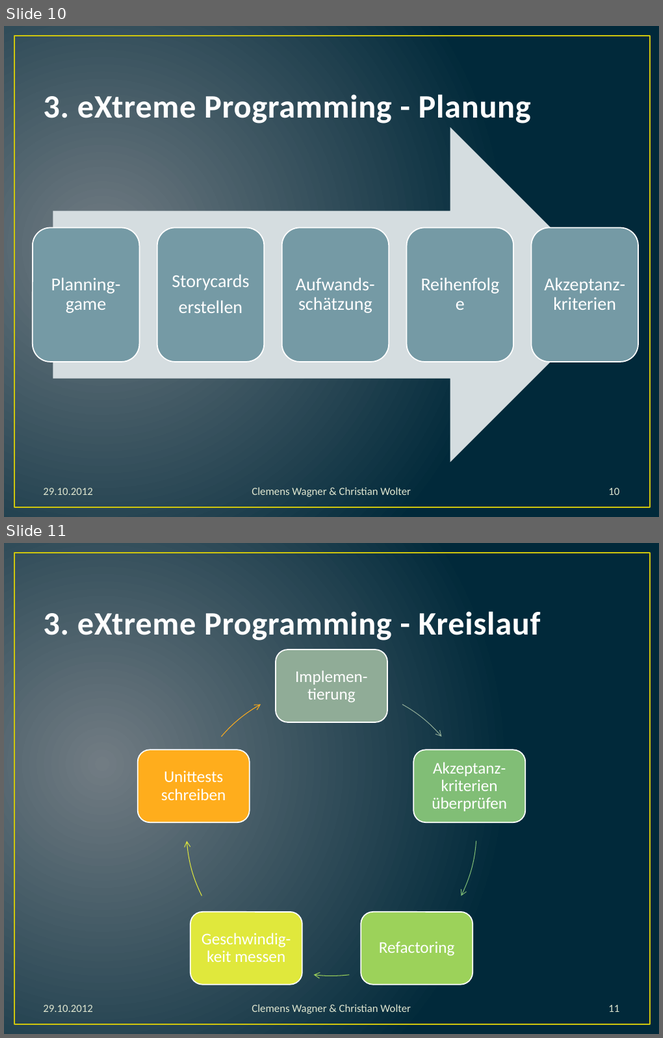
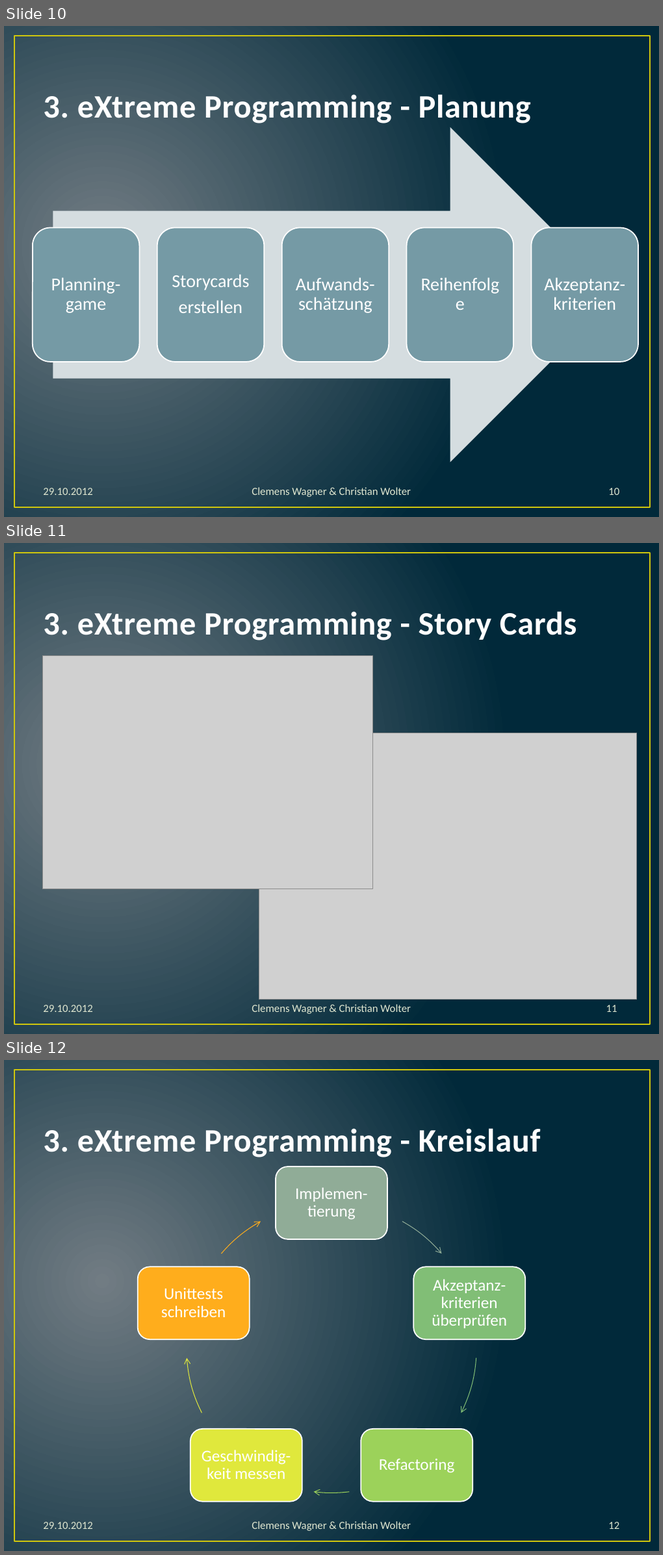
Before and after one commit to dev693/ants, a slide deck: Ants/src/doku/präsentation.pptx. Shown one above the other, each under a label of ours: slides 10 and 11 before the commit, slides 10, 11 and 12 after it. The pictures are 663x1038 and 663x1555 pixels, drawn with LibreOffice and Linux fonts; fonts in the diff are those of the drawing; grey boxes stand for pictures. Boxes give left, top, right and bottom in pixels: in the first picture for what was removed or moved away, otherwise in the second. Text is boxed around its words. In the diff, an @@ line names an element or a change of style, - is before the commit and + after.

```diff
--- a/Ants/src/doku/präsentation.pptx
+++ b/Ants/src/doku/präsentation.pptx
@@ slide 11 added at (4, 543, 659, 1034), background gradient #717C84 to #01293A; not listed: 1 template element that a slide beside it also shows @@
@@ title added at (43, 611, 577, 641), 36 pt, text #FEFEFE, bold @@
+3. eXtreme Programming - Story Cards
@@ picture added at (42, 655, 373, 889) @@
@@ picture added at (259, 733, 637, 1000) @@
@@ text added at (43, 1005, 92, 1012), 12 pt, text #DFE6D0 @@
+29.10.2012
@@ text added at (252, 1005, 411, 1014), 12 pt, text #DFE6D0 @@
+Clemens Wagner & Christian Wolter
@@ page number added at (607, 1005, 618, 1012), 12 pt, text #DFE6D0 @@
+11
@@ what was slide 11 is now slide 12 @@
@@ page number at (608, 1522, 620, 1529): text changed @@
-11
+12
```
Also in this commit, not shown: 3 slides changed, 1 other slide added, 1 other file.
